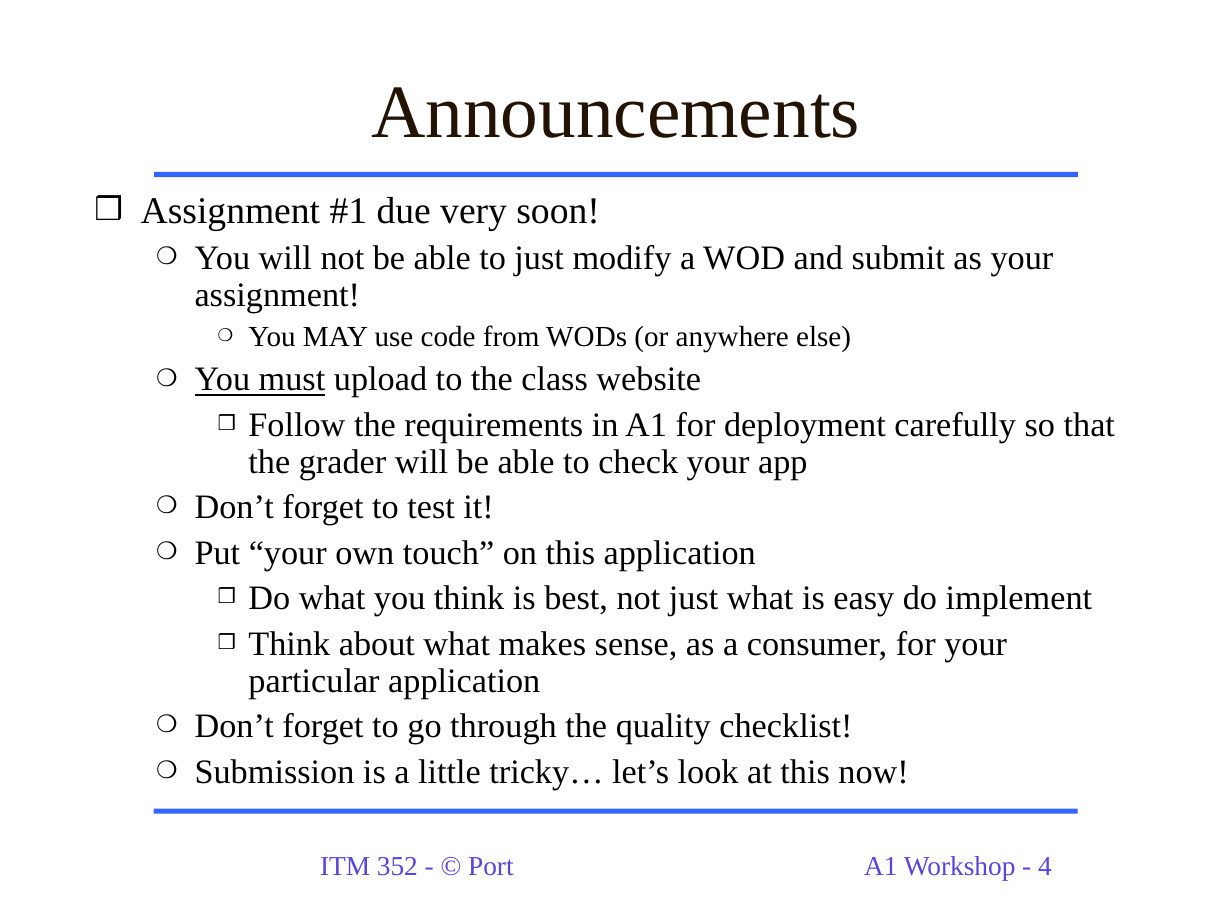
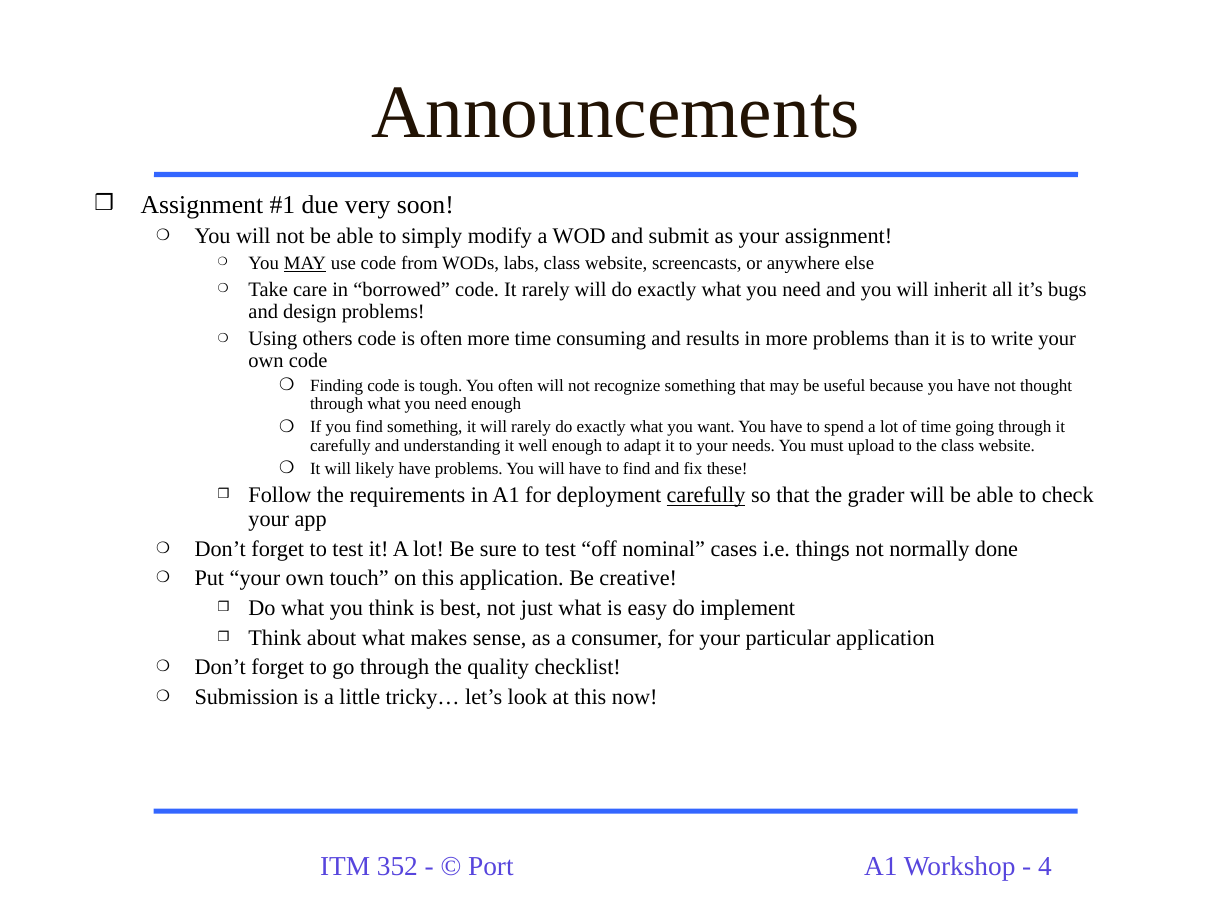
Before and after one commit to dport96/ITM352, a slide deck: slide 4 of morea/130.Assignment1/A1_Workshop_ITM352.ppt. Drawn at 1232x924 pixels with LibreOffice and Linux fonts; fonts in the diff are those of the drawing. Boxes give left, top, right and bottom in pixels: in the first picture for what was removed or moved away, otherwise in the second. Text is boxed around its words. In the diff, an @@ line names an element or a change of style, - is before the commit and + after.

```diff
--- a/morea/130.Assignment1/A1_Workshop_ITM352.ppt
+++ b/morea/130.Assignment1/A1_Workshop_ITM352.ppt
@@ text at bbox=[141, 195, 1094, 709]: size 22 to 15 pt in "Assignment #1 due very soon!"; size 20 to 13 pt in "Follow the requirements in A1 for deployment ...", "Do what you think is best, not ...", "Think about what makes sense, as a ...", "Don’t forget to go through the quality ..." and 1 more places; underline on in "carefully"; less space between paragraphs @@
@@ text at bbox=[195, 227, 1087, 478]: text changed; size 20 to 10 pt @@
-  ❍ You will not be able to just modify a WOD and submit as your assignment!
-    ❍ You MAY use code from WODs (or anywhere else)
-  ❍ You must upload to the class website
+  ❍ You will not be able to simply modify a WOD and submit as your assignment!
+    ❍ You MAY use code from WODs, labs, class website, screencasts, or anywhere else
+    ❍ Take care in “borrowed” code. It rarely will do exactly what you need and you will inherit all it’s bugs and design problems!
+    ❍ Using others code is often more time consuming and results in more problems than it is to write your own code
+      ❍ Finding code is tough. You often will not recognize something that may be useful because you have not thought through what you need enough
+      ❍ If you find something, it will rarely do exactly what you want. You have to spend a lot of time going through it carefully and understanding it well enough to adapt it to your needs. You must upload to the class website.
+      ❍ It will likely have problems. You will have to find and fix these!
@@ text at bbox=[195, 540, 1018, 590]: text changed; size 20 to 13 pt @@
-  ❍ Don’t forget to test it!
-  ❍ Put “your own touch” on this application
+  ❍ Don’t forget to test it! A lot! Be sure to test “off nominal” cases i.e. things not normally done
+  ❍ Put “your own touch” on this application. Be creative!
```
Also in this commit, not shown: 4 other slides changed, 1 slide added, 1 slide removed, 1 other file.
